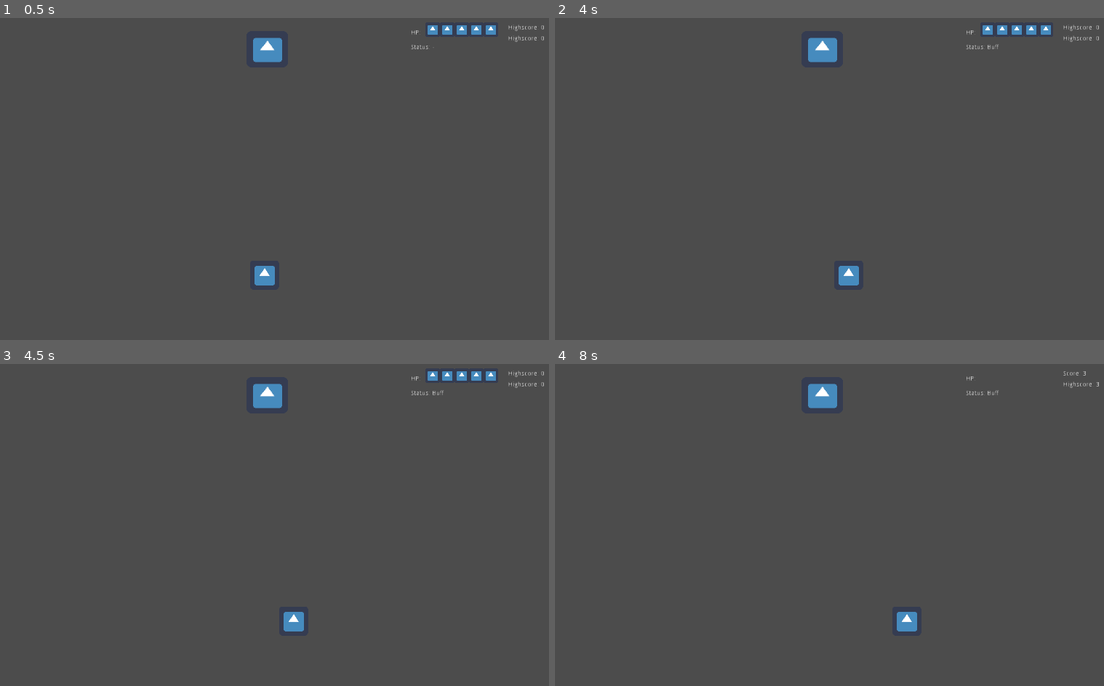
Above: before the commit, frames 1-4 (two rows, left to right).
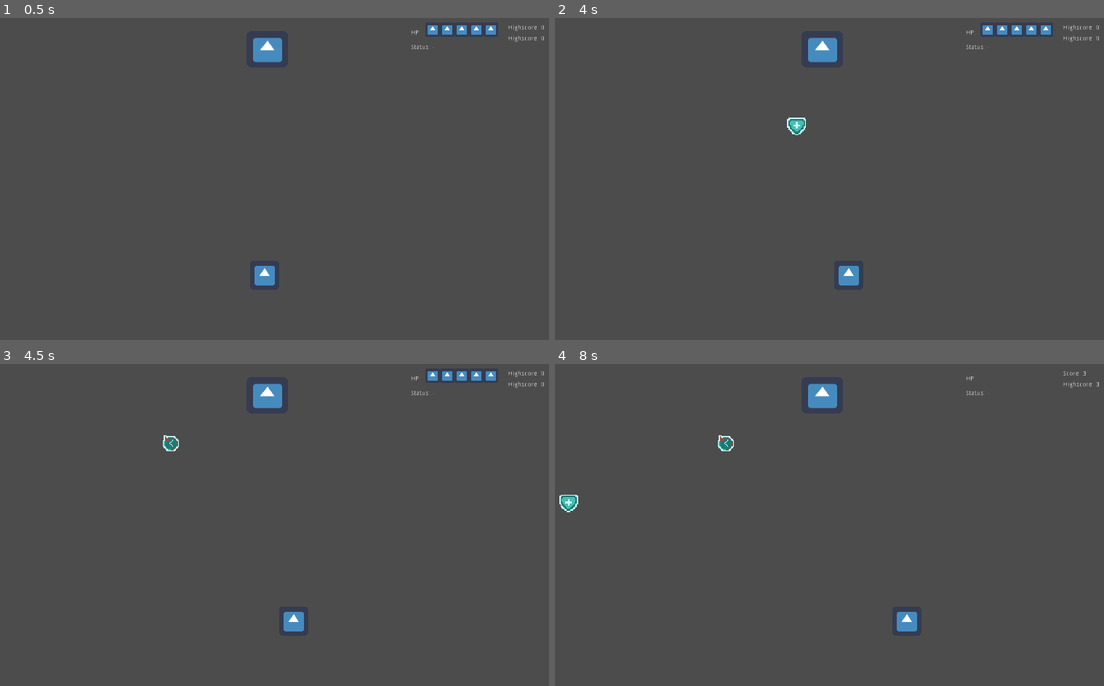
Above: after the commit, the same moments.

Repository: elonsquidion/Fall-into-the-Red-Herring
Game: Godot game, scene res://Scenes/main.tscn
The game is run twice, just before and just after one commit, with the same random seed, the same clock (stepped at 60 frames per second) and the same inputs. The engine's default icon, where the game draws it, is replaced by a stand-in: a white triangle on a blue panel in a dark square.
Inputs (mouse positions are in pixels of both pictures, inside the frame that each line leads up to):
- Up to frame 1 (0.5 s): no input
- Up to frame 2 (4 s): tap Enter at 0.5, 2, 3.5 s; move the mouse to (950, 162) at 0.52 s; hold D (right) 0.53-1.28 s; tap Space (activate_buff) at 0.6, 1.25, 1.35, 2.1, 2.75, 2.85, 3.6 s; move the mouse to (703, 195) at 1.27 s; hold S (down) 1.28-2.03 s; move the mouse to (878, 108) at 2.02 s; hold D (right) 2.03-2.78 s; move the mouse to (791, 243) at 2.77 s; hold W (up) 2.78-3.53 s; move the mouse to (994, 227) at 3.52 s; hold A (left) from 3.53 s (still down)
- Up to frame 3 (4.5 s): keep holding A (left); move the mouse to (93, 476) at 4.27 s; tap Space (activate_buff) at 4.35 s
- Up to frame 4 (8 s): tap Space (activate_buff) at 5, 5.1, 5.85, 6.6, 7.35 s; move the mouse to (851, 525) at 5.02 s; release A (left) at 5.03 s; hold S (down) 5.03-5.78 s; move the mouse to (730, 441) at 5.77 s; hold D (right) 5.78-6.53 s; move the mouse to (950, 508) at 6.52 s; hold W (up) 6.53-7.28 s; move the mouse to (703, 541) at 7.27 s; hold D (right) from 7.28 s (still down)

Frame 1 is identical in both runs. In frame 2, 0.2% of the frame differs, in the area x 42-81%, y 8-37%; in frame 3, 0.1%; in frame 4, 0.3%, in the area x 0-81%, y 8-47%.
Error before the commit: Invalid get index 'new_high' (on base: 'KinematicBody2D (Player.gd)'). (res://Assets/Script/Player.gd:102)
Error after the commit: Invalid get index 'game_over' (on base: 'KinematicBody2D (Player.gd)'). (res://Assets/Script/Player.gd:104)

Commit message:
twist_added

Diff:
--- /dev/null
+++ b/src/Assets/Script/Immune Buff.gd
@@ -0,0 +1,26 @@
+extends Node2D
+
+var player = preload("res://Scenes/Player.tscn")
+onready var area_icon = get_node("Buff Icon")
+
+
+func passed(is_passed):
+	return is_passed
+# Declare member variables here. Examples:
+# var a = 2
+# var b = "text"
+
+
+# Called when the node enters the scene tree for the first time.
+func _ready():
+	var player_instance = player.instance()
+	connect("body_entered", player_instance, "take_buff")
+
+
+# Called every frame. 'delta' is the elapsed time since the previous frame.
+#func _process(delta):
+#	pass
+
+
+func _on_Buff_Icon_area_entered(player):
+	queue_free()
--- a/src/Assets/Script/Player.gd
+++ b/src/Assets/Script/Player.gd
@@ -6,18 +6,23 @@
 const heart_size = 64
 export var max_hp = 5
 
+var immune = false
+
 var shield_hp = 0
 var hit_points = max_hp
 var score = 0
 var highscore = 0
 var direction = Vector2.ZERO
 var movement = Vector2.ZERO
+var new_high
+
 
 func _ready():
 #	reset_highscore()
 	load_score()
 	var score_bar = get_parent().get_node("UI/Score")
 	var hp_bar = get_parent().get_node("UI/HP Bar")
+	new_high = false
 	score_bar.text = "Highscore: " + str(highscore)
 	hp_bar.rect_size.x = hit_points * heart_size
 
@@ -28,8 +33,7 @@
 	mechanics()
 
 	if Input.is_action_just_pressed("activate_buff"):
-		buff()
-
+		pass
 	movement = move_and_slide(movement)
 
 func load_score():
@@ -53,34 +57,25 @@
 	f.close()
 
 
-func buff():
-	if hit_points == 0:
-		return false
-	else:
-		emit_signal("buff_activated", "Buff")
-	# kasih percabangan di sini, si user mau buff yang mana
+func take_buff(take_buff : Area2D):
+	emit_signal("buff_activated", "Buff")
+	immune = true
 
-func debuff():
+
+
+func take_debuff(take_debuff : Area2D):
 	emit_signal("buff_activated", "Debuff")
-	# kasih percabangan juga sama
+	if Input.is_action_just_pressed("right") and position.x < 1248:
+		global_position.x -= 64
+	elif Input.is_action_just_pressed("left") and position.x > 32:
+		global_position.x += 64
 
-func shield():
-	pass
+	if Input.is_action_just_pressed("down") and position.y < 608:
+		global_position.y -= 64
+	elif Input.is_action_just_pressed("up") and position.y > 204:
+		global_position.y += 64
 
-func immune():
-	pass
 
-func movement_speed():
-	pass
-
-func reverse():
-	pass
-
-func blindness():
-	pass
-
-func slow_movement():
-	pass
 
 func mechanics():
 	if Input.is_action_just_pressed("right") and position.x < 1248:
@@ -96,8 +91,13 @@
 
 func take_damage(body, damage):
 	var hp_bar = body.get_parent().get_node("UI/HP Bar")
-	body.hit_points -= damage
-	hp_bar.rect_size.x = body.hit_points * body.heart_size
+	if immune == false :
+		body.hit_points -= damage
+		hp_bar.rect_size.x = body.hit_points * body.heart_size
+	else:
+		damage = 0
+		body.hit_points -= damage
+		hp_bar.rect_size.x = body.hit_points * body.heart_size
 	if body.hit_points == 0:
 		if body.new_high:
 			SilentWolf.Scores.persist_score(SilentWolf.Players.player_name, Global.highscore)
@@ -110,6 +110,7 @@
 	body.score += point
 	score_bar.text = "Score: " +  str(body.score)
 	if body.score <= body.highscore:
+		new_high = true
 		highscore_bar.text = "Highscore: " + str(body.highscore)
 	else:
 		highscore_bar.text = "Highscore: " + str(body.highscore + 1)
--- a/src/Assets/Script/Pop Up Buff.gd
+++ b/src/Assets/Script/Pop Up Buff.gd
@@ -1,16 +1,13 @@
 extends Node2D
 
 
-var shield_buff = preload("res://Scenes/Shield Buff.tscn")
 var immune_buff = preload("res://Scenes/Immune Buff.tscn")
-var movement_buff = preload("res://Scenes/Movement Speed Buff.tscn")
 var spawn_time = null
 
 func _on_Timer_timeout():
-	randomize()
-	var buffs = [shield_buff, immune_buff, movement_buff]
+	var buffs = [immune_buff]
 	var kinds = buffs[randi()% buffs.size()]
 	var buff = kinds.instance()
 	buff.position = Vector2(rand_range(10,990), rand_range(10,590))
 	add_child(buff)
-	spawn_time = rand_range(15,30)
+	spawn_time = rand_range(1,5)
--- a/src/Assets/Script/Pop Up Debuff.gd
+++ b/src/Assets/Script/Pop Up Debuff.gd
@@ -2,14 +2,12 @@
 
 
 var reverse_debuff = preload("res://Scenes/Reverse Debuff.tscn")
-var blindness_debuff = preload("res://Scenes/Blindness Debuff.tscn")
-var movement_debuff = preload("res://Scenes/Slow Movement Debuff.tscn")
 var spawn_time = null
 
 
 # Called when the node enters the scene tree for the first time.
 func _ready():
-	pass # Replace with function body.
+	pass
 
 
 # Called every frame. 'delta' is the elapsed time since the previous frame.
@@ -18,10 +16,9 @@
 
 
 func _on_Timer_timeout():
-	randomize()
-	var debuffs = [reverse_debuff, blindness_debuff, movement_debuff]
+	var debuffs = [reverse_debuff]
 	var kinds = debuffs[randi()% debuffs.size()]
 	var debuff = kinds.instance()
 	debuff.position = Vector2(rand_range(10,990), rand_range(10,590))
 	add_child(debuff)
-	spawn_time = rand_range(15,25)
+	spawn_time = rand_range(1,5)
--- /dev/null
+++ b/src/Assets/Script/Reverse Debuff.gd
@@ -0,0 +1,29 @@
+extends Node2D
+
+var player = preload("res://Scenes/Player.tscn")
+onready var area_icon = get_node("Debuff icon")
+
+
+func passed(is_passed):
+	return is_passed
+# Declare member variables here. Examples:
+# var a = 2
+# var b = "text"
+
+
+# Called when the node enters the scene tree for the first time.
+func _ready():
+	var player_instance = player.instance()
+	connect("body_entered", player_instance, "take_debuff")
+
+
+
+# Called every frame. 'delta' is the elapsed time since the previous frame.
+#func _process(delta):
+#	pass
+
+
+
+
+func _on_Debuff_icon_area_entered(area):
+	queue_free()
--- a/src/Scenes/Immune Buff.tscn
+++ b/src/Scenes/Immune Buff.tscn
@@ -1,16 +1,22 @@
-[gd_scene load_steps=3 format=2]
+[gd_scene load_steps=4 format=2]
 
-[ext_resource path="res://icon.png" type="Texture" id=1]
+[ext_resource path="res://Assets/Buff-Debuff/immune.png" type="Texture" id=1]
+[ext_resource path="res://Assets/Script/Immune Buff.gd" type="Script" id=2]
 
 [sub_resource type="CircleShape2D" id=1]
-radius = 42.5793
+radius = 23.0217
 
 [node name="Immune Buff" type="Node2D"]
+script = ExtResource( 2 )
 
 [node name="Sprite" type="Sprite" parent="."]
+position = Vector2( -3.55271e-15, 2.01948e-28 )
+scale = Vector2( 0.05, 0.05 )
 texture = ExtResource( 1 )
 
-[node name="Area2D" type="Area2D" parent="."]
+[node name="Buff Icon" type="Area2D" parent="."]
 
-[node name="CollisionShape2D" type="CollisionShape2D" parent="Area2D"]
+[node name="CollisionShape2D" type="CollisionShape2D" parent="Buff Icon"]
 shape = SubResource( 1 )
+
+[connection signal="area_entered" from="Buff Icon" to="." method="_on_Buff_Icon_area_entered"]
--- a/src/Scenes/Menu.tscn
+++ b/src/Scenes/Menu.tscn
@@ -145,7 +145,6 @@
 
 [node name="Menu Select" type="AudioStreamPlayer" parent="."]
 stream = ExtResource( 11 )
-bus = "sfx"
 
 [connection signal="mouse_entered" from="Start" to="Start/Label" method="hovered"]
 [connection signal="mouse_exited" from="Start" to="Start/Label" method="unhovered"]
--- a/src/Scenes/Pop Up Buff.tscn
+++ b/src/Scenes/Pop Up Buff.tscn
@@ -6,7 +6,7 @@
 script = ExtResource( 1 )
 
 [node name="Timer" type="Timer" parent="."]
-wait_time = 25.0
+wait_time = 4.0
 autostart = true
 
 [connection signal="timeout" from="Timer" to="." method="_on_Timer_timeout"]
--- a/src/Scenes/Pop Up Debuff.tscn
+++ b/src/Scenes/Pop Up Debuff.tscn
@@ -6,7 +6,7 @@
 script = ExtResource( 1 )
 
 [node name="Timer" type="Timer" parent="."]
-wait_time = 25.0
+wait_time = 4.169
 autostart = true
 
 [connection signal="timeout" from="Timer" to="." method="_on_Timer_timeout"]
--- a/src/Scenes/Reverse Debuff.tscn
+++ b/src/Scenes/Reverse Debuff.tscn
@@ -1,16 +1,21 @@
-[gd_scene load_steps=3 format=2]
+[gd_scene load_steps=4 format=2]
 
-[ext_resource path="res://icon.png" type="Texture" id=1]
+[ext_resource path="res://Assets/Buff-Debuff/reverse3.png" type="Texture" id=1]
+[ext_resource path="res://Assets/Script/Reverse Debuff.gd" type="Script" id=2]
 
 [sub_resource type="CircleShape2D" id=1]
-radius = 43.1045
+radius = 18.6815
 
 [node name="Reverse Debuff" type="Node2D"]
+script = ExtResource( 2 )
 
 [node name="Sprite" type="Sprite" parent="."]
+scale = Vector2( 0.05, 0.05 )
 texture = ExtResource( 1 )
 
-[node name="Area2D" type="Area2D" parent="."]
+[node name="Debuff icon" type="Area2D" parent="."]
 
-[node name="CollisionShape2D" type="CollisionShape2D" parent="Area2D"]
+[node name="CollisionShape2D" type="CollisionShape2D" parent="Debuff icon"]
 shape = SubResource( 1 )
+
+[connection signal="area_entered" from="Debuff icon" to="." method="_on_Debuff_icon_area_entered"]
--- a/src/project.godot
+++ b/src/project.godot
@@ -21,13 +21,16 @@
 Global="*res://Assets/Script/global.gd"
 bg_music="*res://Assets/Audio/Bg.tscn"
 
-
 [display]
 
 window/size/width=1280
 window/size/height=720
 window/stretch/mode="2d"
 window/stretch/aspect="keep"
+
+[editor_plugins]
+
+enabled=PoolStringArray( "res://addons/silent_wolf/plugin.cfg" )
 
 [gui]
 
Binary file added: src/Assets/Buff-Debuff/immune.png
Not shown, added: src/Assets/Buff-Debuff/immune.png.import
Binary file added: src/Assets/Buff-Debuff/reverse1.png
Not shown, added: src/Assets/Buff-Debuff/reverse1.png.import
Binary file added: src/Assets/Buff-Debuff/reverse2.png
Not shown, added: src/Assets/Buff-Debuff/reverse2.png.import
Binary file added: src/Assets/Buff-Debuff/reverse3.png
Not shown, added: src/Assets/Buff-Debuff/reverse3.png.import
